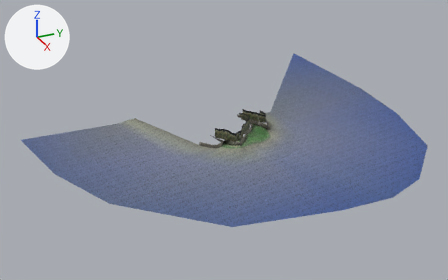
The Blender file Resources/Models/Scenes/lakeside_coast.blend, before and after one commit.
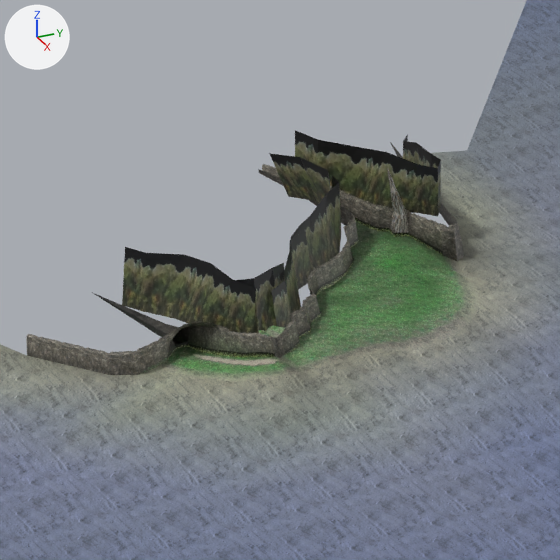
Old and new are each drawn whole from a 50 mm lens placed at (1634.0, -749.0, 841.0), pointed at (-151.0, 54.0, -51.0) and again close up on the part from 44% to 64% of the width and 31% to 64% of the height. Every picture has the same lights, and +X, +Y and +Z are marked at upper left. The first two pictures are the older version.

Before the edit, the objects in view are built like this:
```python
mat_distanttrees = principled_material('DistantTrees')
mat_distanttrees.texture = img_distant_a_png
me_shore = bpy.data.meshes.new('Shore')
me_shore.from_pydata(...)  # 452 vertices, 388 faces; spans x -827.0..467.0, y -595.0..734.0, z -15.0..51.0
me_shore.materials.append(mat_grass)
me_shore.materials.append(mat_cliffbottom)
me_shore.materials.append(mat_cliffmiddle)
me_shore.materials.append(mat_sand)
me_shore.materials.append(mat_path)
me_shore.materials.append(mat_grassborder)  # picture img_grass_border_a_png
me_shore.materials.append(mat_distanttrees)  # picture img_distant_a_png
me_shore.materials.append(mat_coast)
me_shore.materials.append(mat_cliffborder)
me_shore.materials.append(mat_treebark)  # picture img_bark_a_png
ob_shore = bpy.data.objects.new('Shore', me_shore)
ob_shore.location = (0.0, 0.0, 0.0)
```
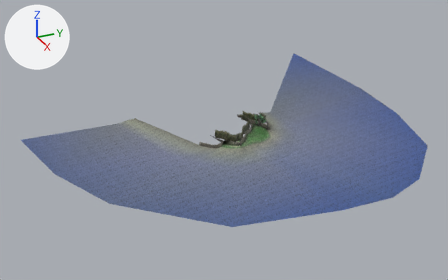
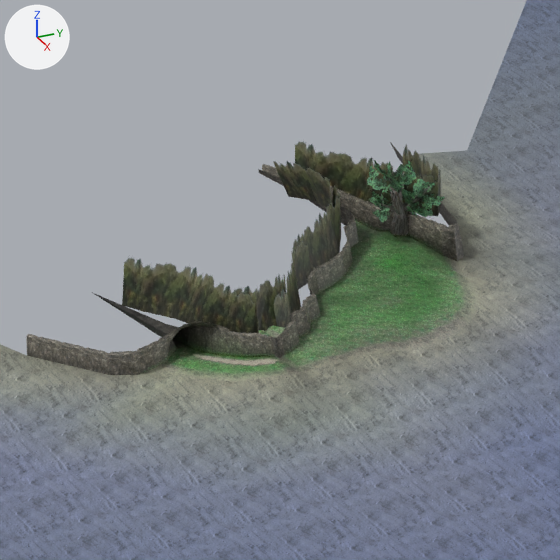
Commit message: big tree branches

Edits to the bpy script that builds the scene:
```text
Add img_branches_b_png:
    img_branches_b_png = load_image('branches_B.png', '../../../Assets/Textures/Trees/branches_B.png', 256, 128, 'sRGB')
Change mat_distanttrees:
    add n3 = _N.new('ShaderNodeVertexColor'); n3.name = 'Color Attribute'
    add n4 = _N.new('ShaderNodeMix'); n4.name = 'Mix'
    add n4.data_type = 'RGBA'
    add n4.blend_type = 'MULTIPLY'
    add n4.inputs[0].default_value = 1.0  # 'Factor'
    where n2 = _N.new('ShaderNodeTexImage'); n2.name = 'Image Texture'
    where n0 = _N.new('ShaderNodeBsdfPrincipled'); n0.name = 'Principled BSDF'
    remove _L.new(n2.outputs[0], n0.inputs[0])  # 'Color' to 'Base Color'
    add _L.new(n4.outputs[2], n0.inputs[0])  # 'Result' to 'Base Color'
    add _L.new(n3.outputs[0], n4.inputs[7])  # 'Color' to 'B'
    add _L.new(n2.outputs[0], n4.inputs[6])  # 'Color' to 'A'
    add _L.new(n2.outputs[1], n0.inputs[4])  # 'Alpha' to 'Alpha'
Add mat_branches:
    mat_branches = bpy.data.materials.new('Branches')
    # uses the picture img_branches_b_png
Change me_shore:
    used by ob_shore; location = (0.0, 0.0, 0.0)
    remove me_shore.from_pydata(...)  # 452 vertices, 388 faces; spans x -827.0..467.0, y -595.0..734.0, z -15.0..51.0
    add me_shore.from_pydata(...)  # 575 vertices, 436 faces; spans x -827.0..467.0, y -595.0..734.0, z -15.0..56.0
    me_shore part 1
    21 vertices in x -110.0..11.0, y -8.0..171.0, z 2.0..11.0 move by (0.0, 0.0, -1.0)
    12 vertices in x -102.0..9.0, y -17.0..150.0, z 2.0..11.0 move by (0.0, 0.0, -2.0)
    4 vertices move from x -93.0..11.0, y 34.0..164.0, z 2.0..9.0 to x -94.0..11.0, y 35.0..163.0, z 1.0..8.0
    123 vertices are added at x -105.0..-68.0, y 134.0..179.0, z 12.0..56.0
    24 new faces join them, mat_treebark
    24 new faces join them, mat_branches
    me_shore part 2: 35 kept faces spanning x -181.0..11.0, y -17.0..171.0, z -1.0..18.0 get new texture (UV) coordinates
    me_shore part 3: 21 kept faces spanning x -100.0..-77.0, y 140.0..167.0, z 6.0..48.0 get new vertex colours
    add me_shore.materials.append(mat_branches)
```

What differs and where, as boxes [x1, y1, x2, y2] in the close-ups (560 x 560 px):
'Shore', recoloured, reshaped
    both: [0, 0, 560, 560]
part 1 of me_shore, built on (green)
    after: [367, 158, 446, 222]
part 2 of me_shore, surface changed
    both: [174, 220, 441, 358]
part 3 of me_shore, recoloured (darker)
    both: [379, 167, 421, 245]
